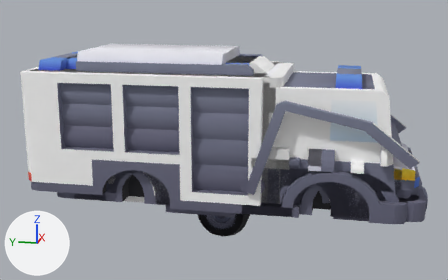
The glTF model src/client/models/cars.glb as it was, and as the next commit left it.
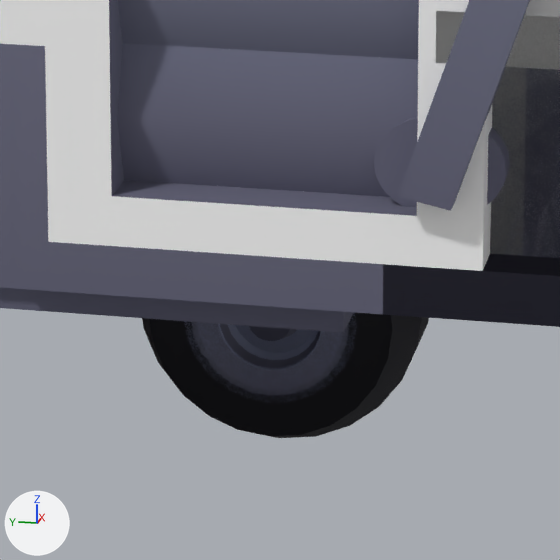
Each version is shown whole from a 50 mm lens placed at (-9.05, -1.78, 3.32), pointed at (0.0, 0.03, 1.06), then close up on the part from 38% to 61% of the width and 56% to 92% of the height. Arrows for +X, +Y and +Z are at lower left; the lights stay in place. The last two pictures show the newer version. Where no turn or scale is listed for an object, it has been applied to the vertices. Vertices at exactly the same position are counted once.

The first close-up shows 'ambulance_body', 'delivery_paint', 'delivery_wheel', 'firetruck_body', 'firetruck_paint', 'garbage-truck_body', 'garbage-truck_wheel', 'hatchback-sports_wheel', 'police_wheel', 'race_body', 'sedan-sports_wheel', 'taxi_paint', 'taxi_wheel', 'van_body' and 11 more.
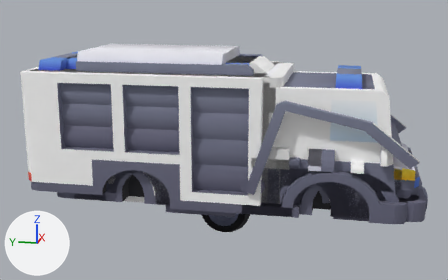
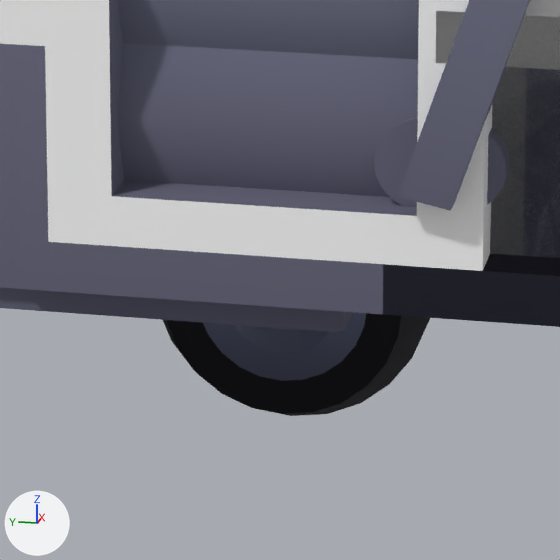
Where the change shows, as pixel boxes [x1, y1, x2, y2] in the close-ups (560 x 560 px; the box of a moved part takes in the faces that stretch with it):
'sedan_wheel', moved (not visible before): after [163, 312, 429, 416]
'garbage-truck_wheel', moved (not visible afterwards): before [142, 312, 426, 438]
'sedan-sports_wheel', moved: before [144, 313, 429, 438]; after [168, 313, 401, 414]
'police_wheel', moved (not visible afterwards): before [142, 313, 419, 438]
'taxi_wheel', moved (not visible afterwards): before [174, 317, 375, 436]
'hatchback-sports_wheel', moved (not visible afterwards): before [152, 313, 392, 436]
'delivery_wheel', moved (not visible afterwards): before [153, 313, 387, 435]
part 1 of me_wheel0, moved or reshaped: before [144, 313, 429, 438]; after [163, 312, 429, 416]

Diff of the bpy script that builds the scene:
```diff
--- a/src/client/models/cars.glb.py
+++ b/src/client/models/cars.glb.py
@@ me_wheel0 @@
 # used by ob_sedan_wheel; parent = ob_sedan; location = (0.0, 0.0, 0.0)
-me_wheel0.from_pydata(...)  # 216 vertices, 332 faces; spans x -0.405..0.068, y -0.405..0.405, z -0.405..0.405
+me_wheel0.from_pydata(...)  # 216 vertices, 332 faces; spans x -0.236..0.236, y -0.405..0.405, z -0.405..0.405
+# me_wheel0 part 1: the whole mesh is moved by (0.169, 0.0, 0.0)
 me_wheel0.materials.append(mat_kit)
@@ me_wheel1 @@
 # used by ob_taxi_wheel; parent = ob_taxi; location = (0.0, 0.0, 0.0)
-me_wheel1.from_pydata(...)  # 216 vertices, 332 faces; spans x -0.405..0.0, y -0.405..0.405, z -0.405..0.405
+me_wheel1.from_pydata(...)  # 216 vertices, 332 faces; spans x -0.203..0.203, y -0.405..0.405, z -0.405..0.405
+# me_wheel1 part 2: the whole mesh is moved by (0.203, 0.0, 0.0)
 me_wheel1.materials.append(mat_kit)
@@ me_wheel2 @@
 # used by ob_delivery_wheel; parent = ob_delivery; location = (0.0, 0.0, 0.0)
-me_wheel2.from_pydata(...)  # 264 vertices, 428 faces; spans x -0.405..0.0, y -0.405..0.405, z -0.405..0.405
+me_wheel2.from_pydata(...)  # 264 vertices, 428 faces; spans x -0.203..0.203, y -0.405..0.405, z -0.405..0.405
+# me_wheel2 part 3: the whole mesh is moved by (0.203, 0.0, 0.0)
 me_wheel2.materials.append(mat_kit)
```
